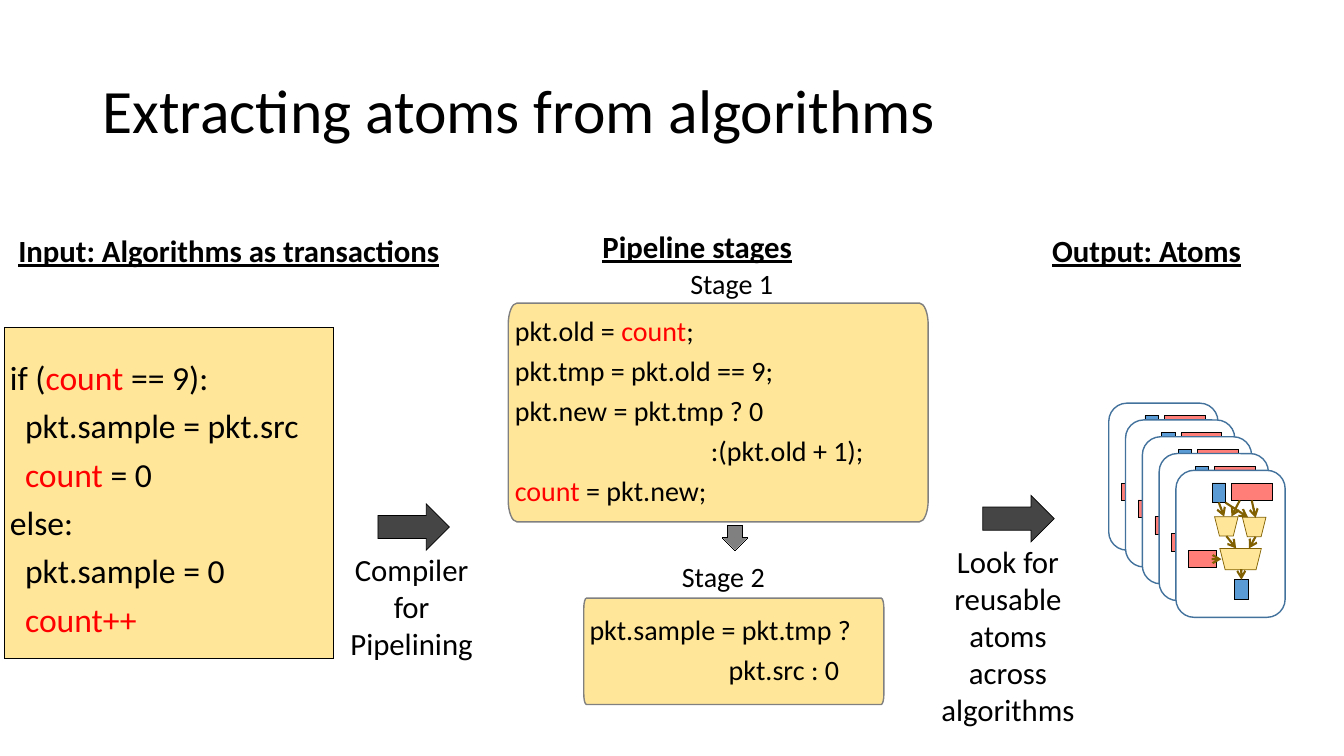
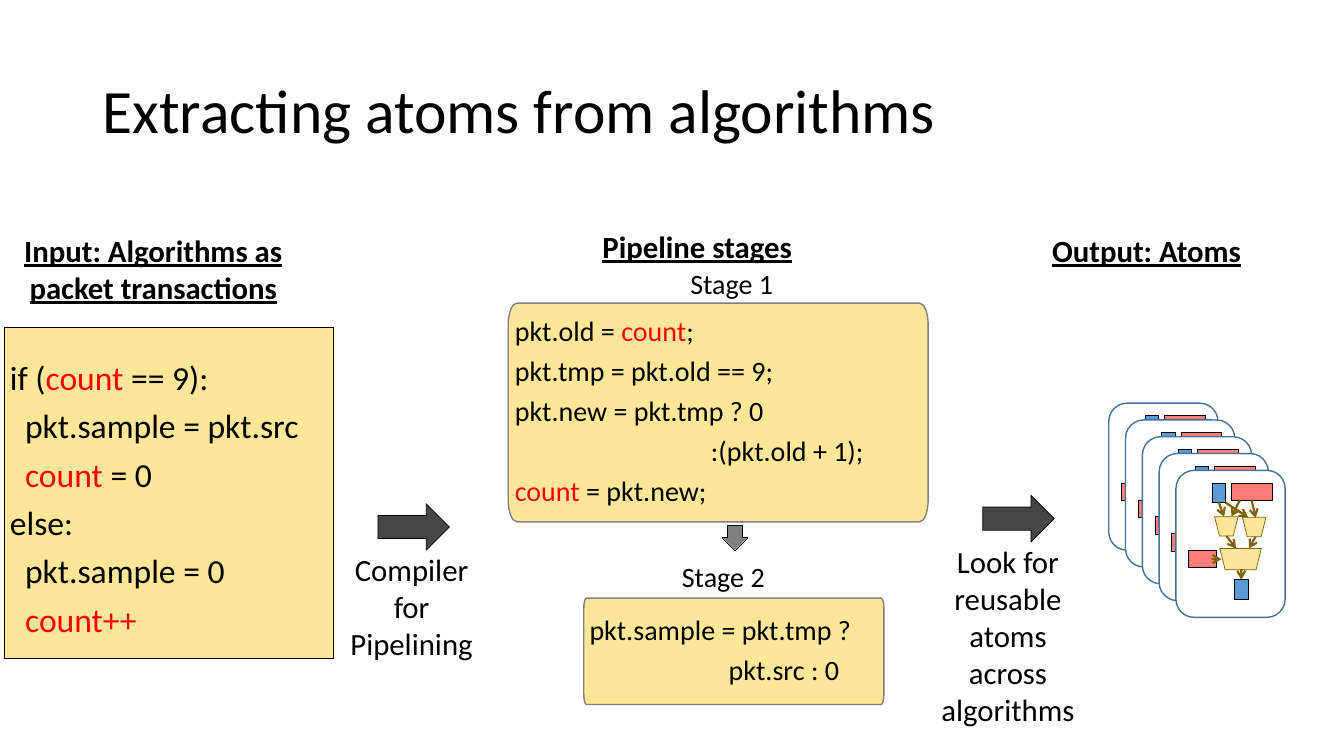
Before and after one commit to anirudhSK/pifo-domino-marple-ppts, a slide deck: slide 33 of combined_domino_pifo.pptx (slide 32 before the commit). Drawn at 1344x756 pixels with LibreOffice and Linux fonts; fonts in the diff are those of the drawing. Boxes give left, top, right and bottom in pixels: in the first picture for what was removed or moved away, otherwise in the second. Text is boxed around its words. In the diff, an @@ line names an element or a change of style, - is before the commit and + after.

```diff
--- a/combined_domino_pifo.pptx
+++ b/combined_domino_pifo.pptx
@@ text at (24, 240, 282, 304): text changed @@
-Input: Algorithms as transactions
+Input: Algorithms as
+packet transactions
```
Also in this commit, not shown: 11 other slides changed, 1 slide added.
